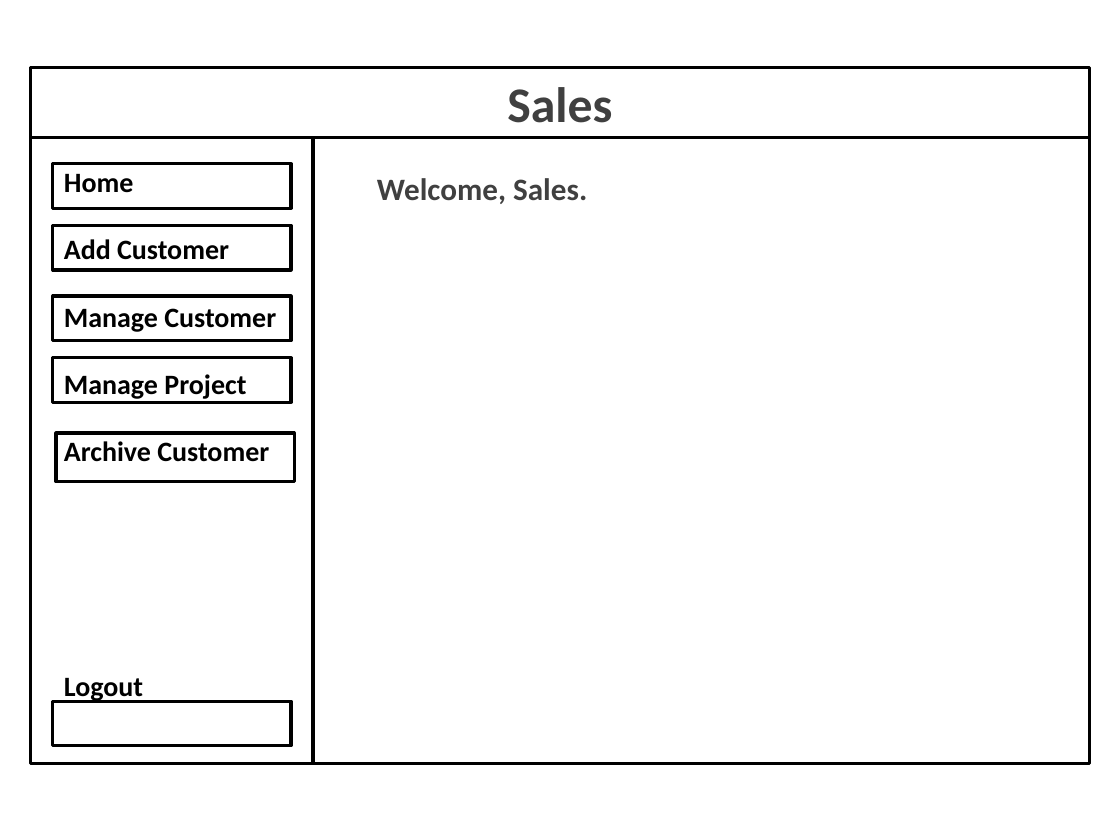
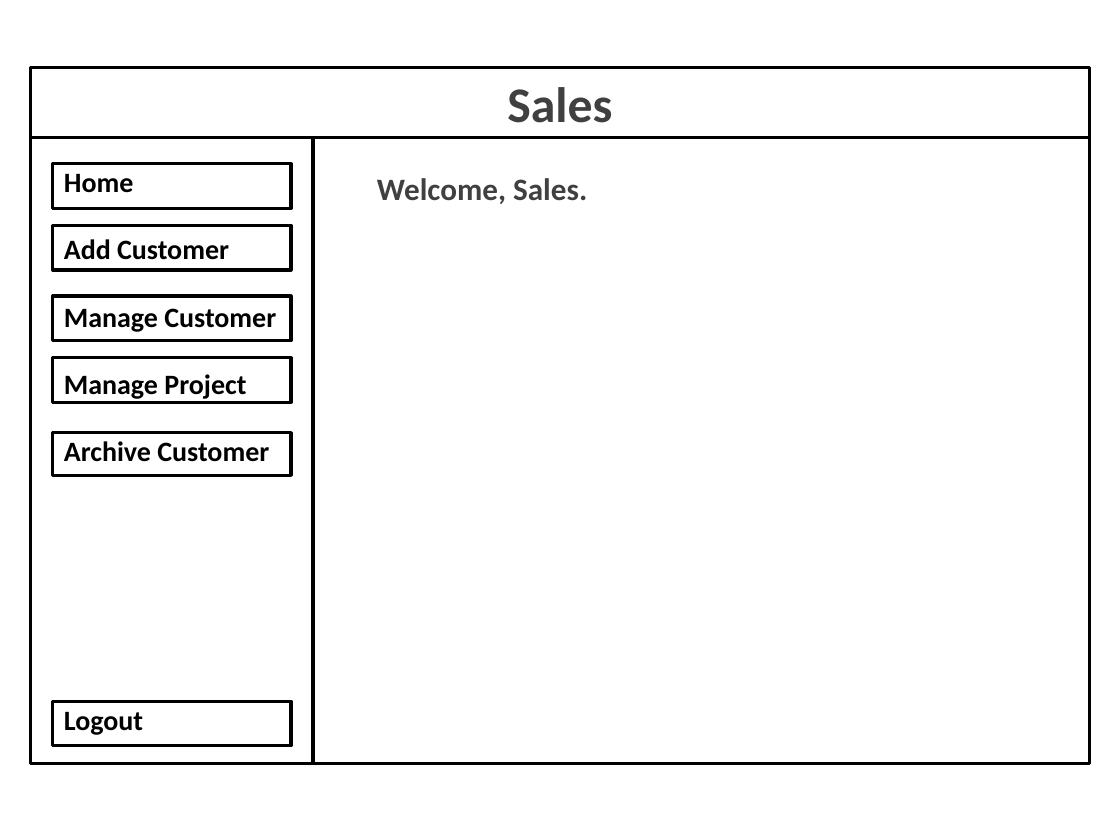
Before and after one commit to Aplicticus/Project_Barroc-IT_Groep6, a slide deck: slide 7 of Docs/Prototype_v0.1/Barroc-IT Prototype.pptx. Drawn at 1120x840 pixels with LibreOffice and Linux fonts; fonts in the diff are those of the drawing. Boxes give left, top, right and bottom in pixels: in the first picture for what was removed or moved away, otherwise in the second. Text is boxed around its words. In the diff, an @@ line names an element or a change of style, - is before the commit and + after.

```diff
--- a/Docs/Prototype_v0.1/Barroc-IT Prototype.pptx
+++ b/Docs/Prototype_v0.1/Barroc-IT Prototype.pptx
@@ text "Home" rewrapped from [64,174,276,703] to [64,174,276,735] @@
@@ rectangle: place and size @@
-rectangle at [56,433,295,483]
+rectangle at [53,432,291,475]
```
Also in this commit, not shown: 6 other slides changed, 5 slides added.
